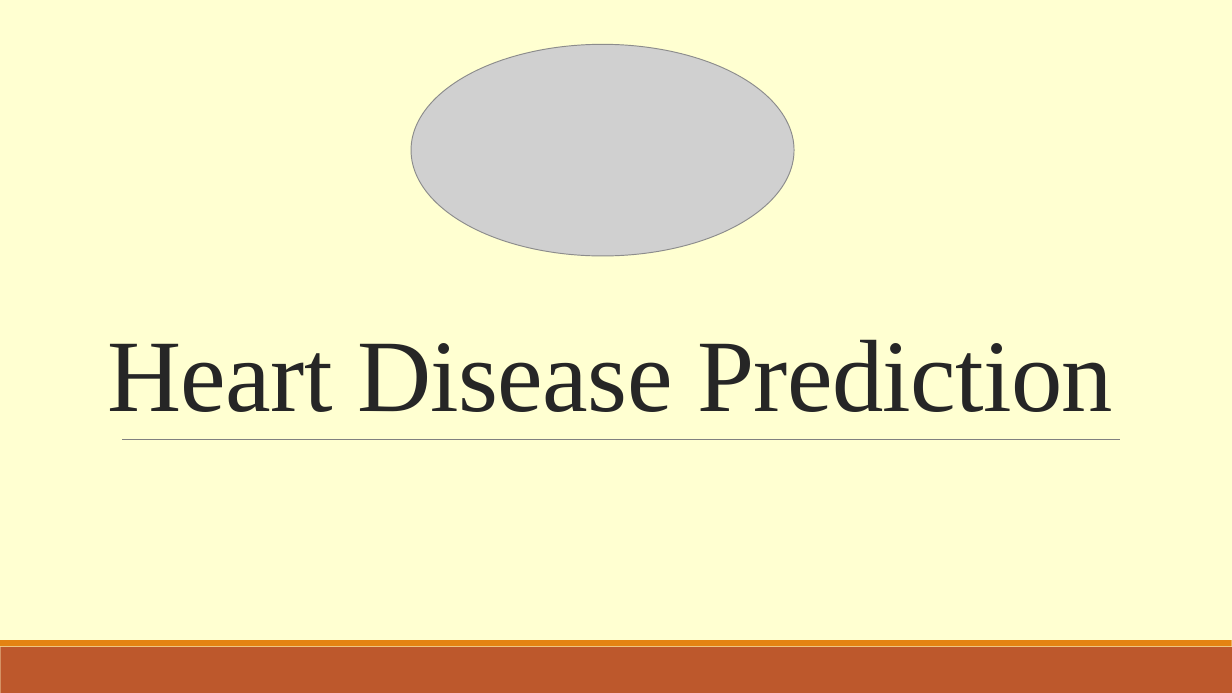
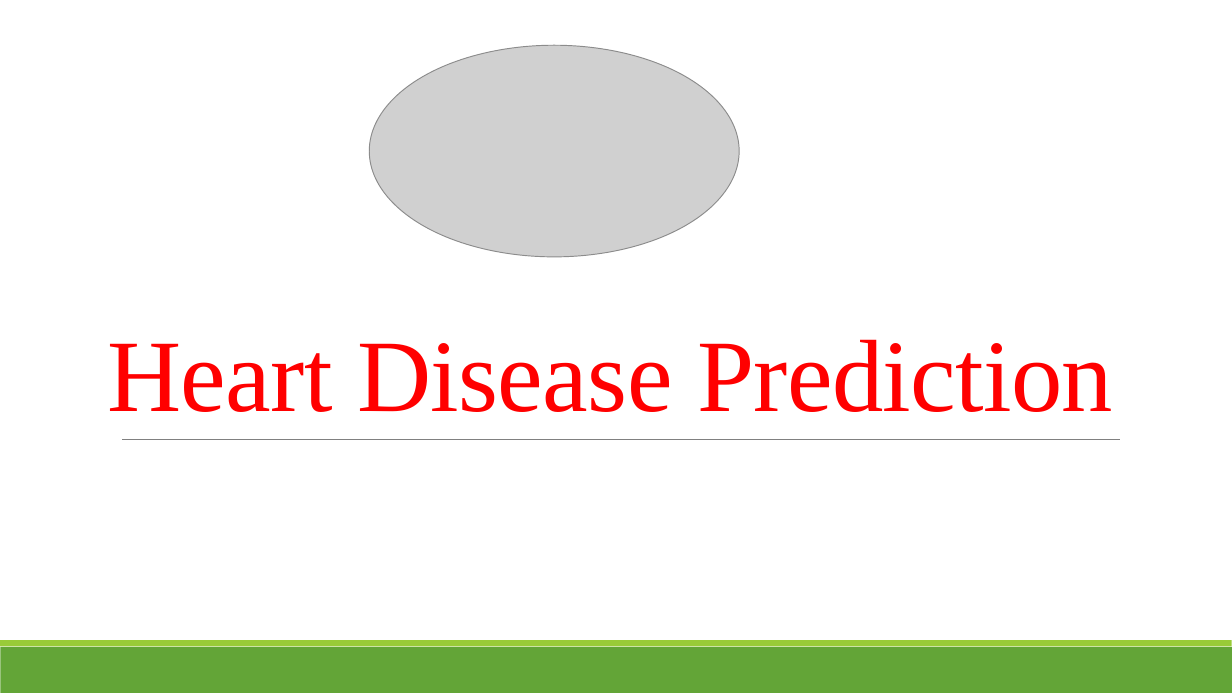
Before and after one commit to Mano181/Heart_Disease_Prediction, a slide deck: slide 1 of Heart Disease Prediction.pptx. Drawn at 1232x693 pixels with LibreOffice and Linux fonts; fonts in the diff are those of the drawing; grey boxes stand for pictures. Boxes give left, top, right and bottom in pixels: in the first picture for what was removed or moved away, otherwise in the second. Text is boxed around its words. In the diff, an @@ line names an element or a change of style, - is before the commit and + after.

```diff
--- a/Heart Disease Prediction.pptx
+++ b/Heart Disease Prediction.pptx
@@ background #FFFFD1 to #FFFFFF @@
@@ picture resized from (x1=411, y1=44, x2=795, y2=256) to (x1=370, y1=45, x2=739, y2=257) @@
@@ title "Heart Disease Prediction" at (x1=107, y1=339, x2=1113, y2=412): text colour #262626 to #FF0000 @@
@@ rectangle at (x1=0, y1=647, x2=1232, y2=693): fill #BD582C to #63A537 @@
@@ rectangle at (x1=0, y1=640, x2=1232, y2=647): fill #E48312 to #99CB38 @@
```
Also in this commit, not shown: 4 other slides changed.
